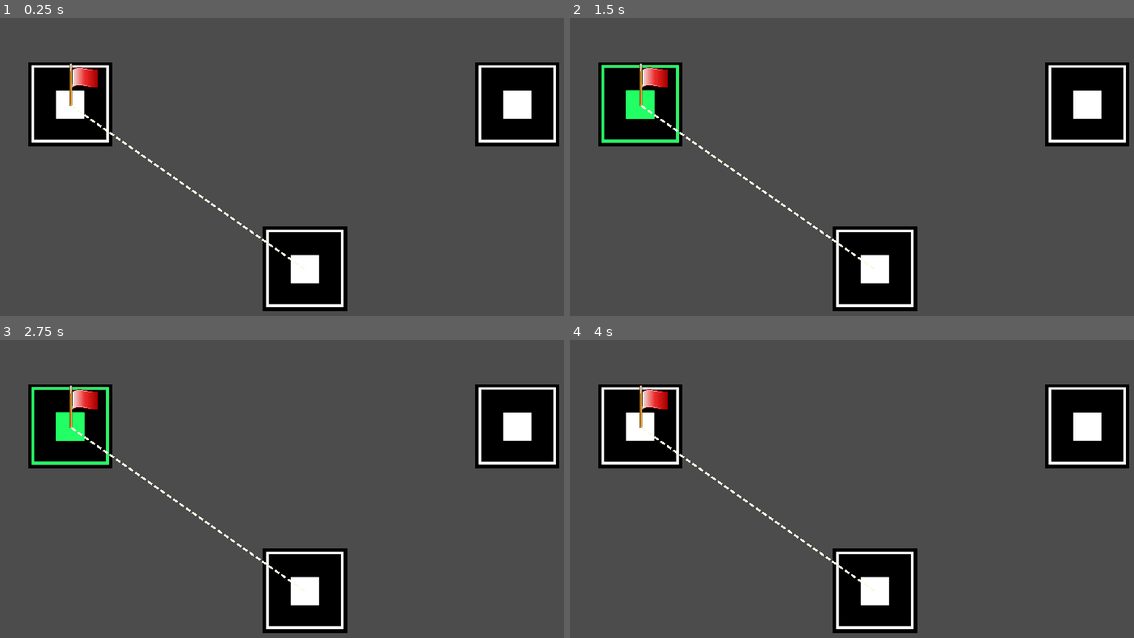
Above: before the commit, frames 1-4 (two rows, left to right).
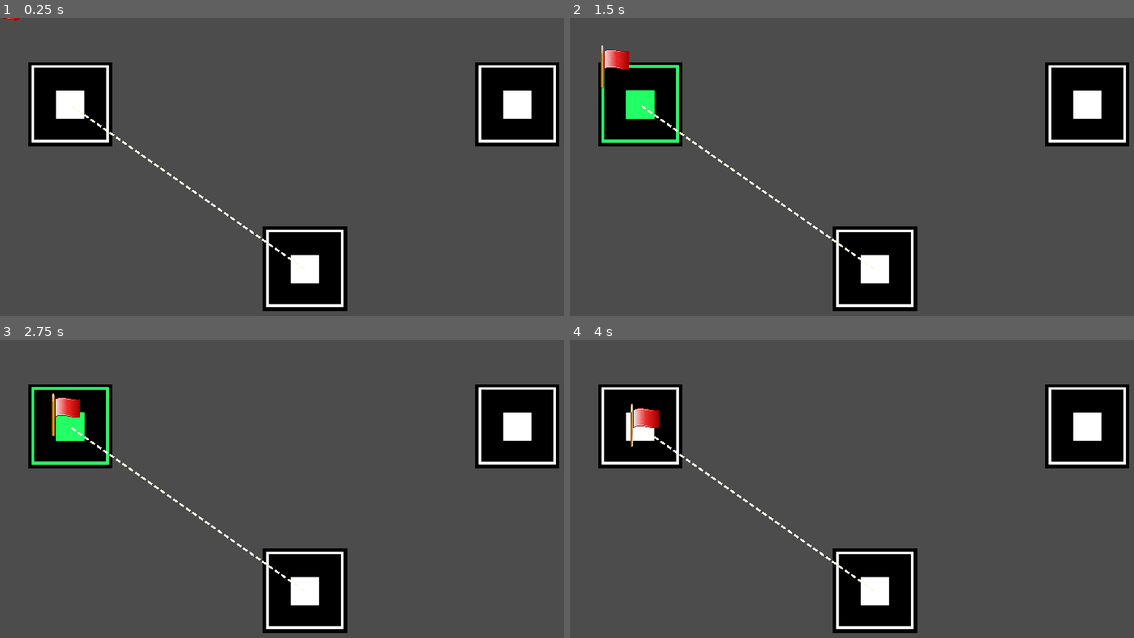
Above: after the commit, the same moments.

Repository: UnderVanCo-Op/Expeditions-Guide
Game: Godot game, scene res://Levels/Tests/Andrey.tscn
The game is run twice, just before and just after one commit, with the same random seed, the same clock (stepped at 60 frames per second) and the same inputs.
Inputs (mouse positions are in pixels of both pictures, inside the frame that each line leads up to):
- Up to frame 1 (0.25 s): no input
- Up to frame 2 (1.5 s): click (637, 104) at 0.52 s; click (637, 104) at 1.27 s
- Up to frame 3 (2.75 s): click (67, 426) at 2.02 s
- Up to frame 4 (4 s): move the mouse to (1038, 503) at 2.77 s; move the mouse to (761, 539) at 3.52 s

The runs differ from the first frame. In frame 1, 0.4% of the frame differs, in the area x 0-18%, y 0-30%; in frame 2, 0.7%, in the area x 5-18%, y 8-30%; in frame 3, 0.6%; in frame 4, 0.7%.

Commit message:
Simple Linear Interpolation

Diff:
--- /dev/null
+++ b/Game Files/GameManager.gd
@@ -0,0 +1,54 @@
+extends Node2D
+# This is GameManager.gd
+
+var playerScene = preload("res://Objects/Player/Player.tscn")
+var player
+var isPMoving := false
+var interp := 0.0
+var StartPosP := Vector2.ZERO
+var EndPos := Vector2.ZERO
+
+# Called when the node enters the scene tree for the first time.
+func _ready() -> void:
+	call_deferred("SignalConnector")
+	call_deferred("StartGame")
+	pass # Replace with function body.
+
+
+func SignalConnector() -> void:
+	var t = get_node_or_null("../Points")		# привязка к Точкам
+	if(t):
+		for p in t.get_children():
+			p.connect("WayButPressed", self, "s_WayButPressed")	# signal connection
+	else:
+		push_error("GM_ERROR: failed to get Points node!")
+	pass
+
+
+func _physics_process(delta: float) -> void:
+	if(isPMoving):
+		interp += delta * 0.7
+		player.position = StartPosP.linear_interpolate(EndPos, interp)
+		if(interp >= 1):
+			print("Target reached, stopping movement")
+			isPMoving = false
+	pass
+
+
+func s_WayButPressed(Point : StaticBody2D) -> void:
+	print("GM: signal received from ", Point)
+
+	interp = 0.0
+	StartPosP = player.position
+	EndPos = Point.position
+	isPMoving = true
+	print("GM: starting movement, StartPosP:", StartPosP, " EndPos:", EndPos)
+
+	pass
+
+
+func StartGame() -> void:
+	player = playerScene.instance()
+	get_parent().add_child(player)
+	player.position = get_global_mouse_position()
+	pass
--- /dev/null
+++ b/Game Files/GameManager.tscn
@@ -0,0 +1,6 @@
+[gd_scene load_steps=2 format=2]
+
+[ext_resource path="res://Game Files/GameManager.gd" type="Script" id=1]
+
+[node name="GameManager" type="Node2D"]
+script = ExtResource( 1 )
--- a/Game Files/Global.gd
+++ b/Game Files/Global.gd
@@ -1,4 +1,5 @@
 extends Node
+# This is Global.gd
 
 var current_scene = null
 
--- a/Levels/Tests/Andrey.tscn
+++ b/Levels/Tests/Andrey.tscn
@@ -1,7 +1,7 @@
 [gd_scene load_steps=5 format=2]
 
 [ext_resource path="res://Objects/Point/Point.tscn" type="PackedScene" id=1]
-[ext_resource path="res://Objects/Player/Player.tscn" type="PackedScene" id=2]
+[ext_resource path="res://Game Files/GameManager.tscn" type="PackedScene" id=3]
 [ext_resource path="res://Objects/WayTile3.png" type="Texture" id=4]
 
 [sub_resource type="Curve2D" id=1]
@@ -10,6 +10,8 @@
 }
 
 [node name="Andrey Test" type="Node2D"]
+
+[node name="GameManager" parent="." instance=ExtResource( 3 )]
 
 [node name="Points" type="Node2D" parent="."]
 
@@ -21,9 +23,6 @@
 
 [node name="Point3" parent="Points" instance=ExtResource( 1 )]
 position = Vector2( 906, 747 )
-
-[node name="Player" parent="." instance=ExtResource( 2 )]
-position = Vector2( 236, 203 )
 
 [node name="Ways" type="Node2D" parent="."]
 
--- a/Objects/Point/Point.gd
+++ b/Objects/Point/Point.gd
@@ -1,5 +1,7 @@
 extends StaticBody2D
+# This is Point.gd
 
+signal WayButPressed(Point)
 
 # Declare member variables here. Examples:
 # var a: int = 2
@@ -18,4 +20,5 @@
 
 func _on_TextureButton_pressed() -> void:
 	print("Button ", self, " pressed")
+	emit_signal("WayButPressed", self)
 	pass # Replace with function body.
